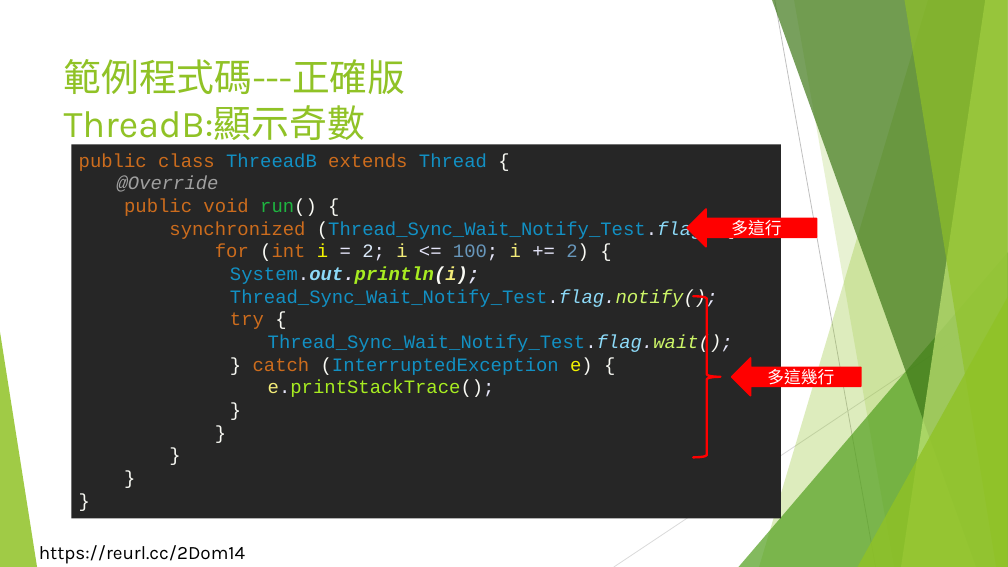
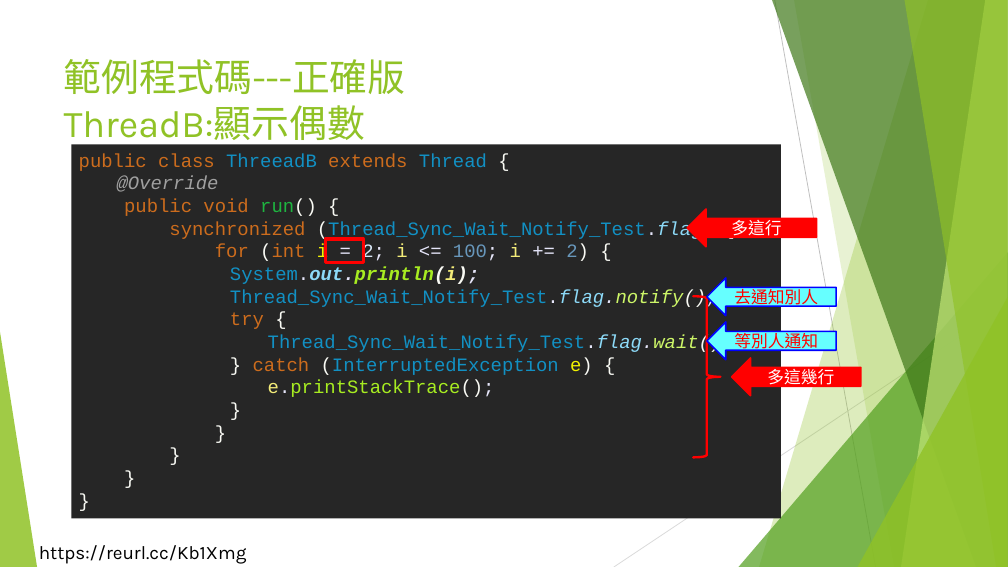
Before and after one commit to liulawsi/My_PPTs, a slide deck: slide 54 of LCC/Java/13_多執行緒及lambda.pptx (slide 51 before the commit). Drawn at 1008x567 pixels with LibreOffice and Linux fonts; fonts in the diff are those of the drawing; background and template pictures are left out. Boxes give left, top, right and bottom in pixels: in the first picture for what was removed or moved away, otherwise in the second. Text is boxed around its words. In the diff, an @@ line names an element or a change of style, - is before the commit and + after.

```diff
--- a/LCC/Java/13_多執行緒及lambda.pptx
+++ b/LCC/Java/13_多執行緒及lambda.pptx
@@ title at <box>64,59,406,146</box>: text changed @@
-範例程式碼---正確版
-ThreadB:顯示奇數
+範例程式碼---正確版
+ThreadB:顯示偶數
@@ rectangle added at <box>325,239,364,262</box>, outline #FF0000 3 pt @@
@@ left arrow added at <box>707,278,836,316</box>, fill #66FFFF, outline #0000FF 1.5 pt, 16 pt, text #FF0000 @@
+去通知別人
@@ left arrow added at <box>707,322,836,360</box>, fill #66FFFF, outline #0000FF 1.5 pt, 16 pt, text #FF0000 @@
+等別人通知
@@ text at <box>39,545,247,564</box>: text changed @@
-https://reurl.cc/2Dom14
+https://reurl.cc/Kb1Xmg
```
Also in this commit, not shown: 54 other slides changed, 6 slides added, 17 other files.
